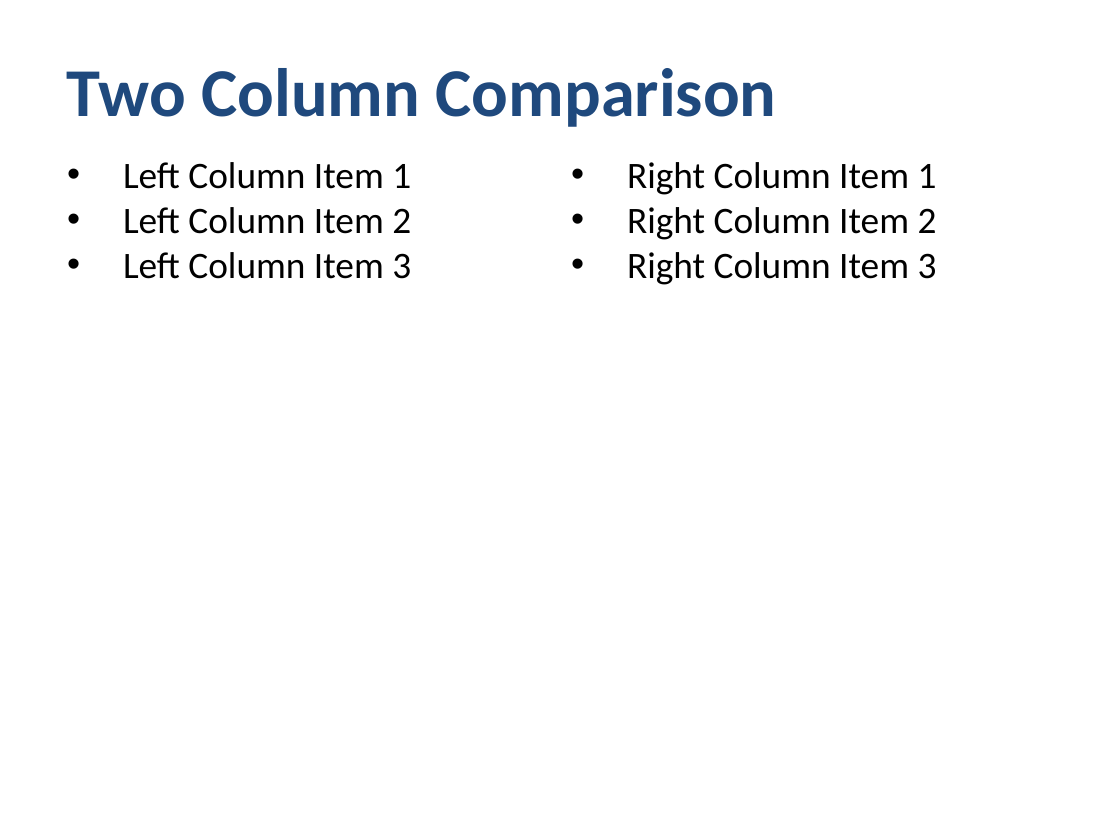
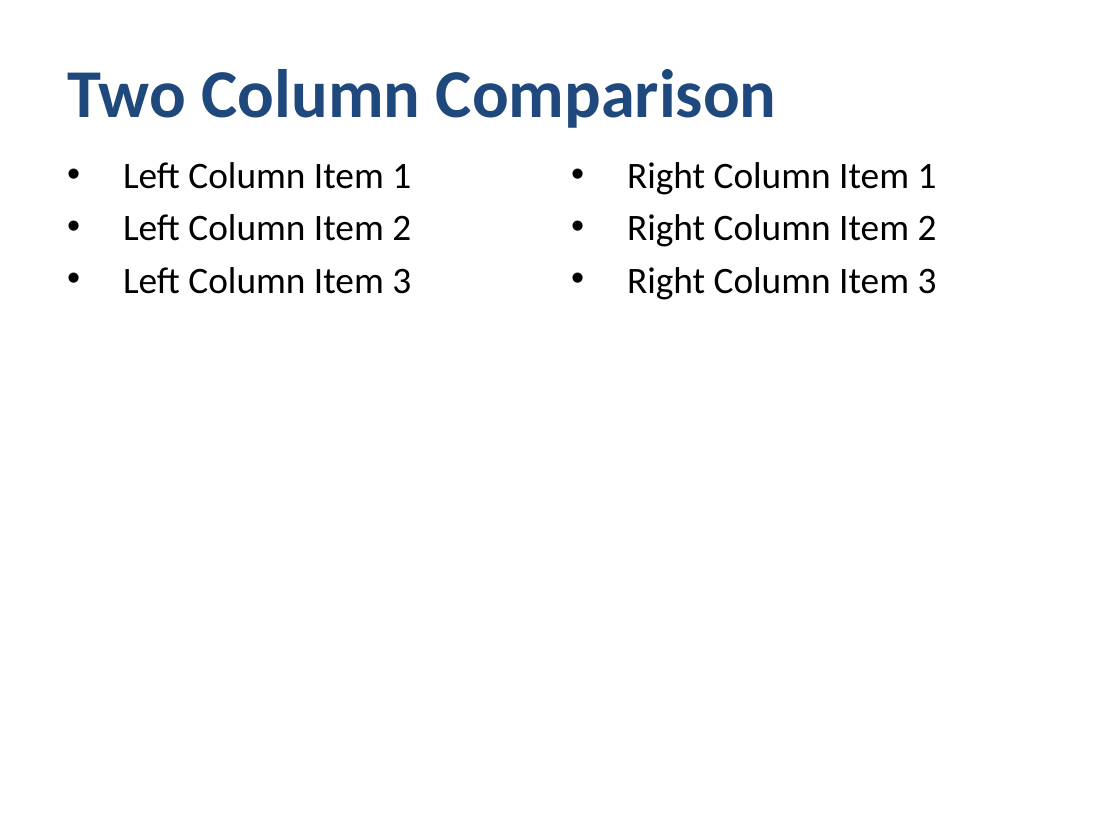
Before and after one commit to senamakel/ppt-rs, a slide deck: slide 5 of comprehensive_demo.pptx. Drawn at 1120x840 pixels with LibreOffice and Linux fonts; fonts in the diff are those of the drawing. Boxes give left, top, right and bottom in pixels: in the first picture for what was removed or moved away, otherwise in the second. Text is boxed around its words. In the diff, an @@ line names an element or a change of style, - is before the commit and + after.

```diff
--- a/comprehensive_demo.pptx
+++ b/comprehensive_demo.pptx
@@ text "Left Column Item 1" at (x1=123, y1=162, x2=411, y2=294): more space between paragraphs @@
@@ text "Right Column Item 1" at (x1=627, y1=162, x2=937, y2=300): more space between paragraphs @@
```
Also in this commit, not shown: 13 other slides changed.
